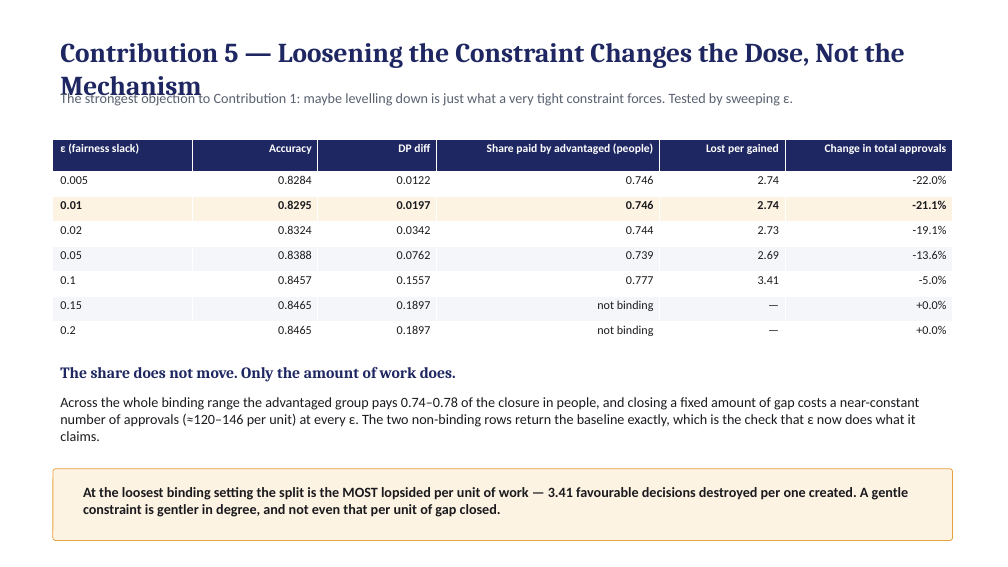
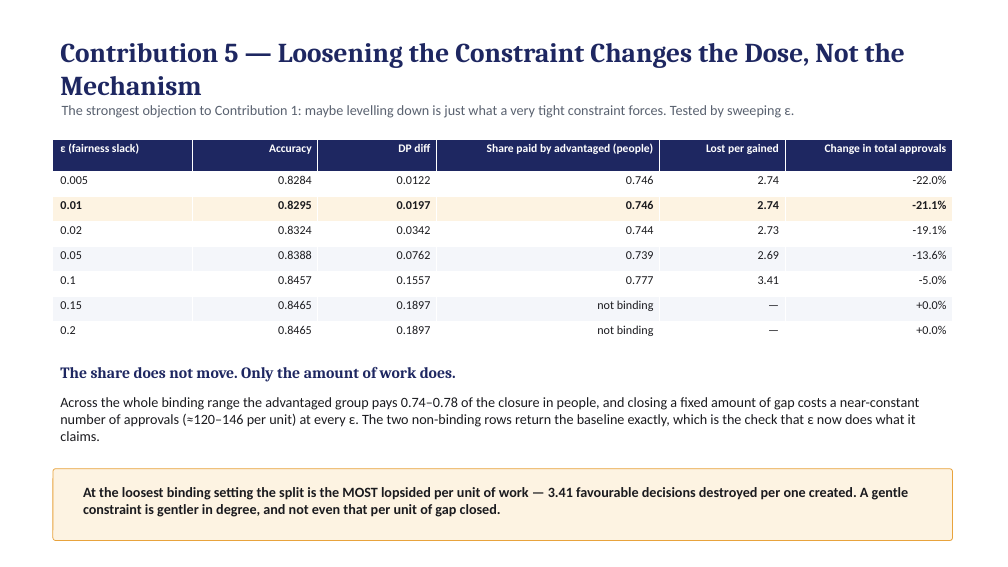
Before and after one commit to Dheirav/who-pays-for-fairness, a slide deck: slide 21 of bias_mitigation_plan.pptx. Drawn at 1008x567 pixels with LibreOffice and Linux fonts; fonts in the diff are those of the drawing. Boxes give left, top, right and bottom in pixels: in the first picture for what was removed or moved away, otherwise in the second. Text is boxed around its words. In the diff, an @@ line names an element or a change of style, - is before the commit and + after.

```diff
--- a/bias_mitigation_plan.pptx
+++ b/bias_mitigation_plan.pptx
@@ text "The strongest objection to Contribution ...": place and size @@
-text "The strongest objection to Contribution ..." at [60, 91, 793, 106]
+text "The strongest objection to Contribution ..." at [62, 105, 794, 118]
```
Also in this commit, not shown: 1 other slide changed, 18 other files.
